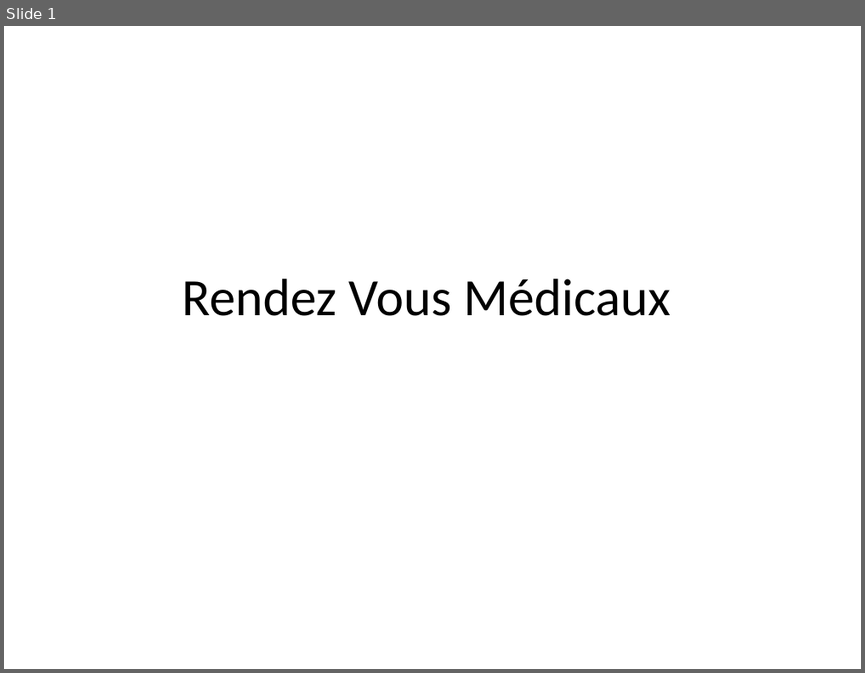
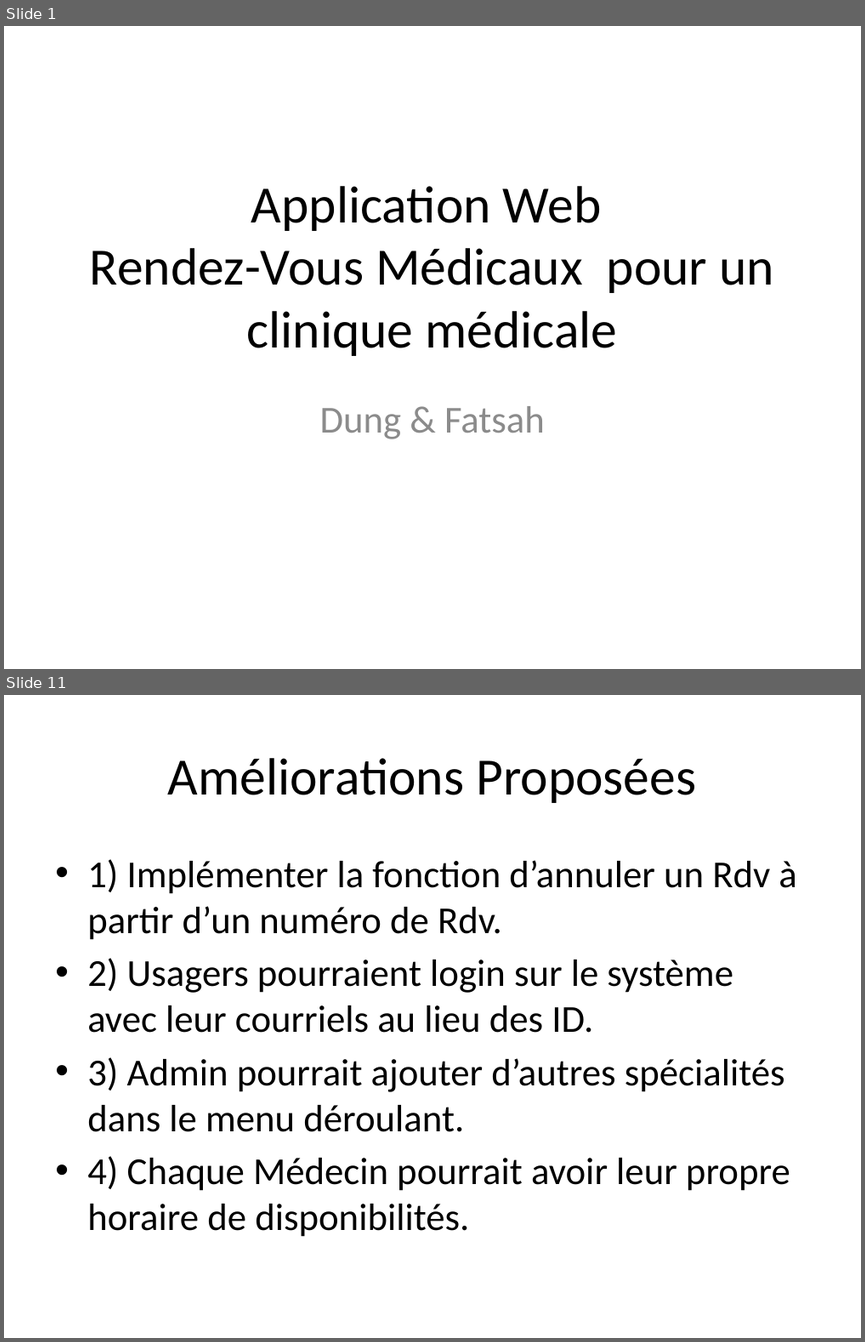
Before and after one commit to onlyad9/CBdeB_S5_PRJ_Demo, a slide deck: RendezVousMédicaux.pptx. Shown one above the other, each under a label of ours: slide 1 before the commit, slides 1 and 11 after it; the slides between them are not shown. The pictures are 865x673 and 865x1342 pixels, drawn with LibreOffice and Linux fonts; fonts in the diff are those of the drawing. Boxes give left, top, right and bottom in pixels: in the first picture for what was removed or moved away, otherwise in the second. Text is boxed around its words. In the diff, an @@ line names an element or a change of style, - is before the commit and + after.

```diff
--- a/RendezVousMédicaux.pptx
+++ b/RendezVousMédicaux.pptx
@@ slide 11 added at [4, 695, 861, 1338], background #FFFFFF @@
@@ title added at [168, 758, 696, 803], 44 pt, text #000000 @@
+Améliorations Proposées
@@ text added at [87, 859, 796, 1236], 32 pt, text #000000 @@
+• 1) Implémenter la fonction d’annuler un Rdv à partir d’un numéro de Rdv.
+• 2) Usagers pourraient login sur le système avec leur courriels au lieu des ID.
+• 3) Admin pourrait ajouter d’autres spécialités dans le menu déroulant.
+• 4) Chaque Médecin pourrait avoir leur propre horaire de disponibilités.
@@ slide 1 changed as well @@
@@ title at [90, 186, 774, 356]: text changed @@
-Rendez Vous Médicaux
+Application Web
+Rendez-Vous Médicaux pour un clinique médicale
@@ subtitle added at [320, 406, 545, 439], 32 pt, text #8C8C8C @@
+Dung & Fatsah
```
Also in this commit, not shown: 9 other slides added, 4 other files.
